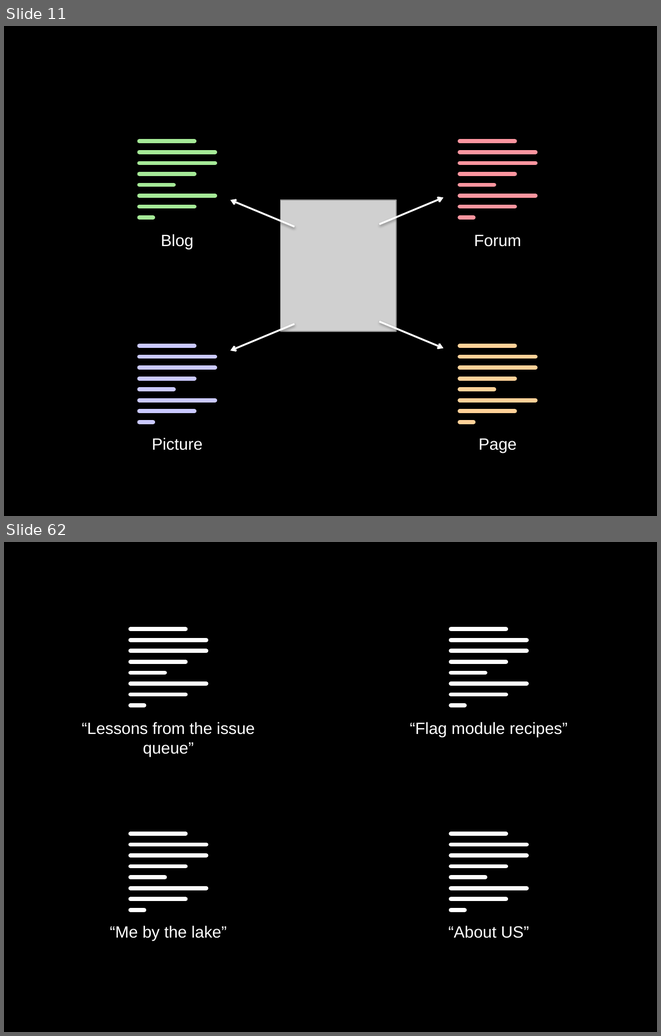
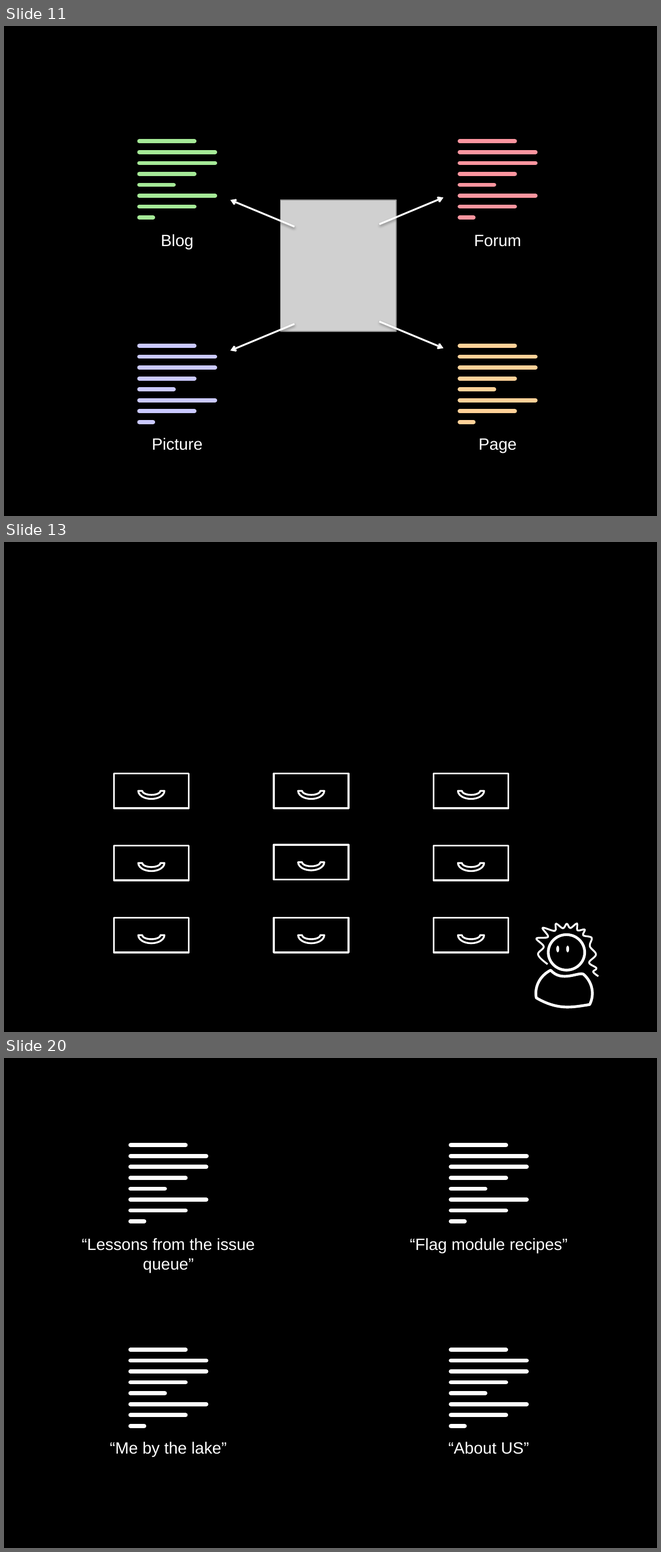
Before and after one commit to socketwench/introToContentTypes, a slide deck: src/introToContentTypes.pptx. Shown one above the other, each under a label of ours: slides 11 and 62 before the commit, slides 11, 13 and 20 after it; the slides between them are not shown. The pictures are 661x1036 and 661x1552 pixels, drawn with LibreOffice and Linux fonts; fonts in the diff are those of the drawing; grey boxes stand for pictures. Boxes give left, top, right and bottom in pixels: in the first picture for what was removed or moved away, otherwise in the second. Text is boxed around its words. In the diff, an @@ line names an element or a change of style, - is before the commit and + after.

```diff
--- a/src/introToContentTypes.pptx
+++ b/src/introToContentTypes.pptx
@@ slide 13 added at [4, 542, 657, 1032], background #000000 @@
@@ rectangle added at [114, 773, 188, 808], outline #FFFFFF 2 pt @@
@@ rectangle added at [274, 773, 348, 808], outline #FFFFFF 2 pt @@
@@ rectangle added at [434, 773, 508, 808], outline #FFFFFF 2 pt @@
@@ arch (boxed as its full ring) added at [139, 783, 165, 799], outline #FFFFFF 2 pt @@
@@ arch (boxed as its full ring) added at [298, 783, 324, 799], outline #FFFFFF 2 pt @@
@@ arch (boxed as its full ring) added at [458, 783, 484, 799], outline #FFFFFF 2 pt @@
@@ rectangle added at [114, 846, 188, 880], outline #FFFFFF 2 pt @@
@@ arch (boxed as its full ring) added at [139, 855, 165, 871], outline #FFFFFF 2 pt @@
@@ rectangle added at [274, 845, 348, 880], outline #FFFFFF 2 pt @@
@@ arch (boxed as its full ring) added at [298, 854, 324, 871], outline #FFFFFF 2 pt @@
@@ rectangle added at [434, 846, 508, 880], outline #FFFFFF 2 pt @@
@@ arch (boxed as its full ring) added at [458, 855, 484, 871], outline #FFFFFF 2 pt @@
@@ rectangle added at [114, 917, 188, 952], outline #FFFFFF 2 pt @@
@@ rectangle added at [274, 917, 348, 952], outline #FFFFFF 2 pt @@
@@ rectangle added at [434, 917, 508, 952], outline #FFFFFF 2 pt @@
@@ freeform shape added at [536, 923, 598, 976], outline #FFFFFF 2 pt @@
@@ arch (boxed as its full ring) added at [139, 927, 165, 943], outline #FFFFFF 2 pt @@
@@ arch (boxed as its full ring) added at [298, 927, 324, 943], outline #FFFFFF 2 pt @@
@@ arch (boxed as its full ring) added at [458, 927, 484, 943], outline #FFFFFF 2 pt @@
@@ ellipse added at [548, 934, 585, 970], outline #FFFFFF 3 pt @@
@@ ellipse added at [556, 945, 559, 952], fill #FFFFFF @@
@@ ellipse added at [566, 945, 570, 952], fill #FFFFFF @@
@@ freeform shape added at [536, 970, 593, 1007], outline #FFFFFF 3 pt @@
@@ what was slide 62 is now slide 20 @@
```
Also in this commit, not shown: 9 other slides added, 3 slides removed, 11 other files.
